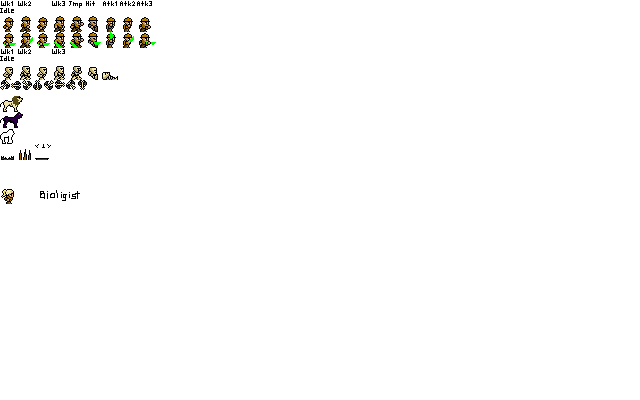
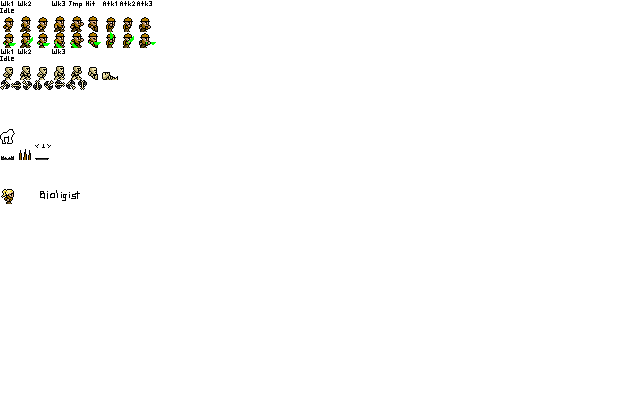
Comparing the layer stacks of the two (640, 400) images. Changes:
painted on "sprites" over [0, 96, 23, 128]
